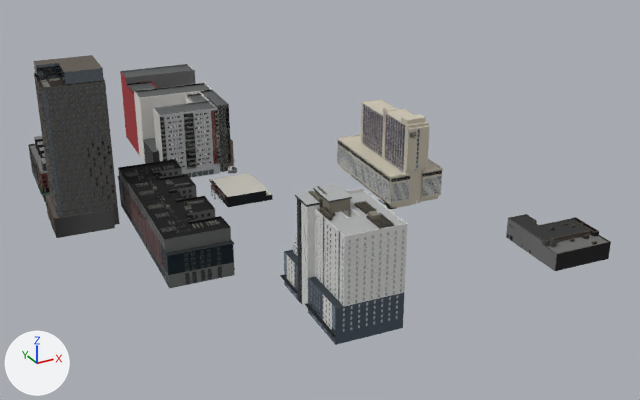
An edit to the glTF model v2/tiles/t_-2_-1.glb, drawn before and after from the same camera.
Rendered twice from a 50 mm camera at (-600.0, -313.0, 228.0) aimed at (-359.0, 124.0, 9.0). The axes (+X, +Y, +Z) are drawn at lower left. The lights are the same throughout. The older version comes first. Where no turn or scale is listed for an object, it has been applied to the vertices. Vertices at exactly the same position are counted once.

Objects in the first picture: 'glass', 'opaque'.
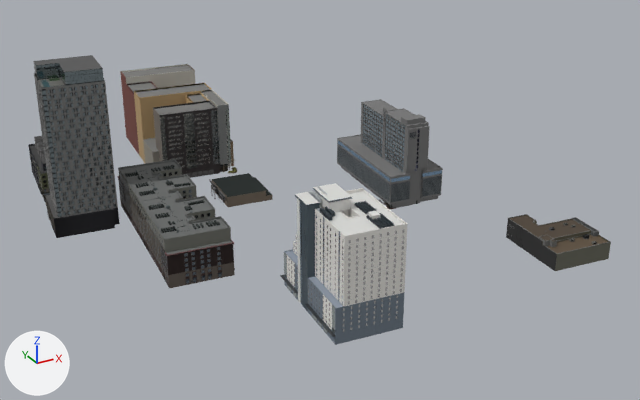
Edits to the scene script, one JSON object a line:
```json
{"block": "me_opaque", "where": "# used by ob_opaque; location = (-378.0, 153.9, 48.4)"}
{"op": "remove", "block": "me_opaque", "code": "me_opaque.from_pydata(...)  # 119585 vertices, 158134 faces; spans x -132.0..132.0, y -165.0..165.0, z -49.0..49.0"}
{"op": "add", "block": "me_opaque", "code": "me_opaque.from_pydata(...)  # 121117 vertices, 160558 faces; spans x -132.0..132.0, y -165.0..165.0, z -49.0..49.0"}
{"block": "me_opaque", "change": "me_opaque part 1: 170 vertices moved from x -9.0..4.0, y 57.0..70.0, z -48.0..-3.0 to x -4.0..4.0, y 57.0..70.0, z -48.0..-3.0; 49 vertices removed from x -9.0..4.0, y 57.0..70.0, z -48.0..-42.0; 1501 vertices added at x -9.0..4.0, y 57.0..70.0, z -48.0..-3.0"}
{"block": "me_opaque", "change": "other edits to the shape of me_opaque do not show in these pictures"}
{"block": "me_glass", "where": "# used by ob_glass; location = (-376.6, 134.6, 48.4)"}
{"op": "remove", "block": "me_glass", "code": "me_glass.from_pydata(...)  # 27796 vertices, 13992 faces; spans x -131.0..131.0, y -146.0..146.0, z -49.0..49.0"}
{"op": "add", "block": "me_glass", "code": "me_glass.from_pydata(...)  # 27490 vertices, 13836 faces; spans x -131.0..131.0, y -146.0..146.0, z -49.0..49.0"}
{"block": "me_glass", "change": "me_glass part 2: 64 vertices moved within x -4.0..-2.0, y 80.0..82.0, z -40.0..-4.0; 282 vertices removed from x -10.0..-2.0, y 80.0..90.0, z -48.0..-3.0; 4 vertices added at x -10.0..-4.0, y 82.0..86.0, z -44.0..-42.0"}
{"block": "me_glass", "change": "me_glass part 3: 13519 kept faces spanning x -131.0..131.0, y -146.0..146.0, z -49.0..49.0 get new texture (UV) coordinates"}
{"block": "me_glass", "change": "other edits to the shape of me_glass do not show in these pictures"}
```

What differs and where, as boxes (x1, y1, x2, y2) in the pictures (640 x 400 px):
```json
{"part": 1, "of": "me_opaque", "change": "reshaped", "before": [218, 111, 237, 173], "after": [220, 109, 237, 173]}
{"part": 2, "of": "me_glass", "change": "reshaped", "before": [220, 109, 231, 172], "after": [220, 126, 230, 166]}
{"part": 3, "of": "me_glass", "change": "surface changed", "before": [30, 63, 442, 333], "after": [30, 63, 442, 333]}
```
